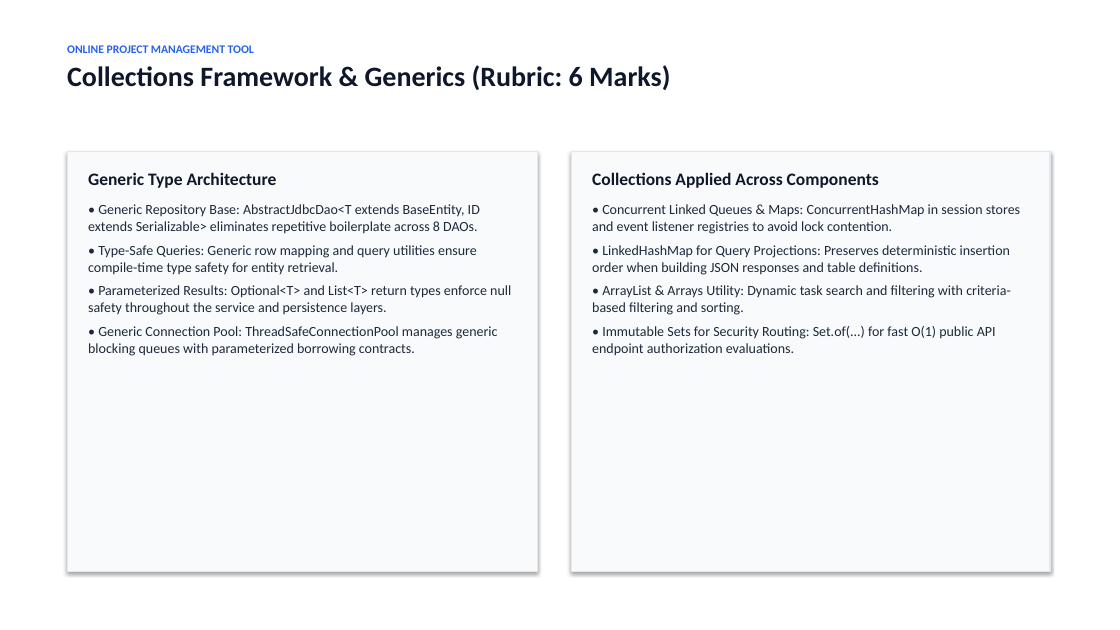
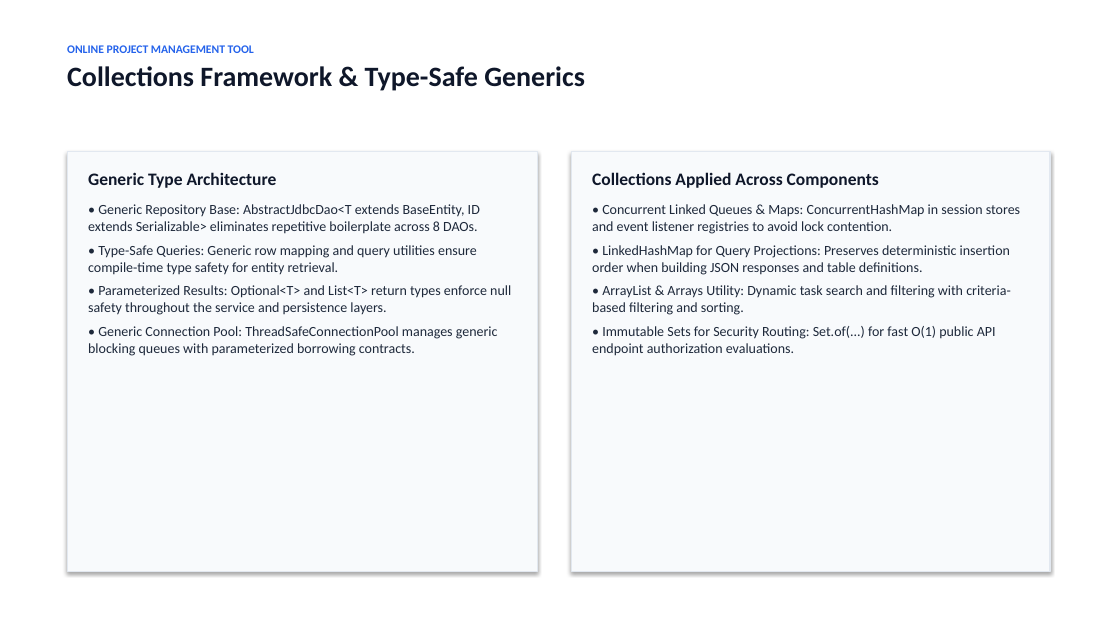
Before and after one commit to luvsingh2006/Online-Project-Management-Tool, a slide deck: slide 8 of presentation/Online_Project_Management_Tool_Presentation.pptx. Drawn at 1120x630 pixels with LibreOffice and Linux fonts; fonts in the diff are those of the drawing. Boxes give left, top, right and bottom in pixels: in the first picture for what was removed or moved away, otherwise in the second. Text is boxed around its words. In the diff, an @@ line names an element or a change of style, - is before the commit and + after.

```diff
--- a/presentation/Online_Project_Management_Tool_Presentation.pptx
+++ b/presentation/Online_Project_Management_Tool_Presentation.pptx
@@ text at [67, 66, 585, 91]: text changed @@
-Collections Framework & Generics (Rubric: 6 Marks)
+Collections Framework & Type-Safe Generics
```
Also in this commit, not shown: 4 other slides changed, 1 other file.
